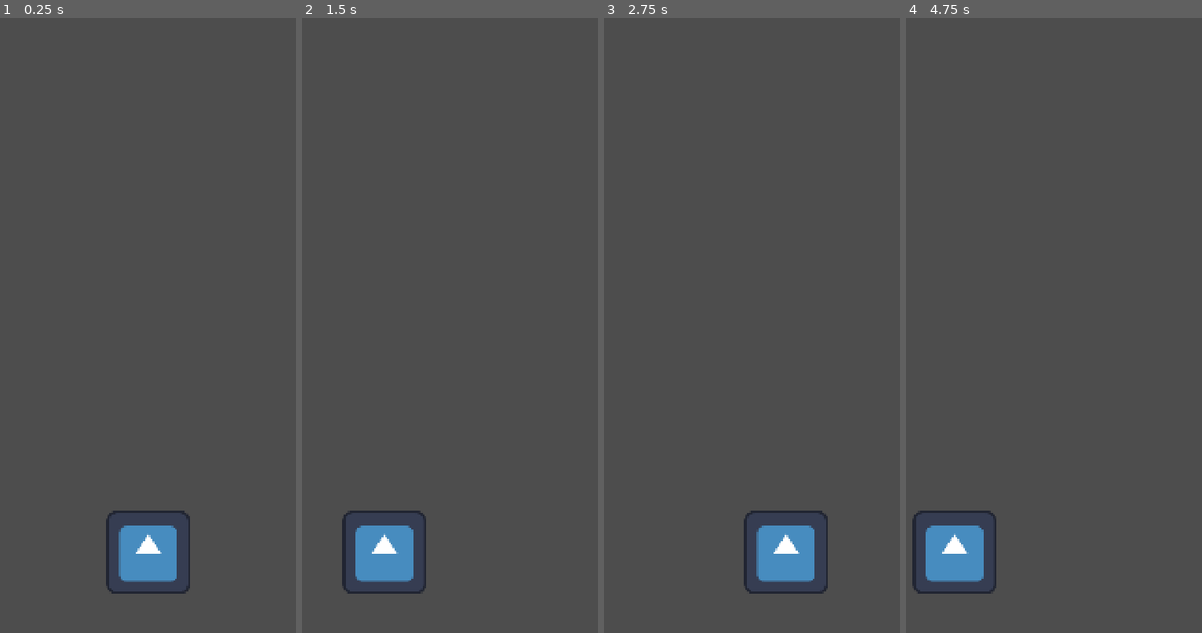
Above: before the commit, frames 1-4 (left to right).
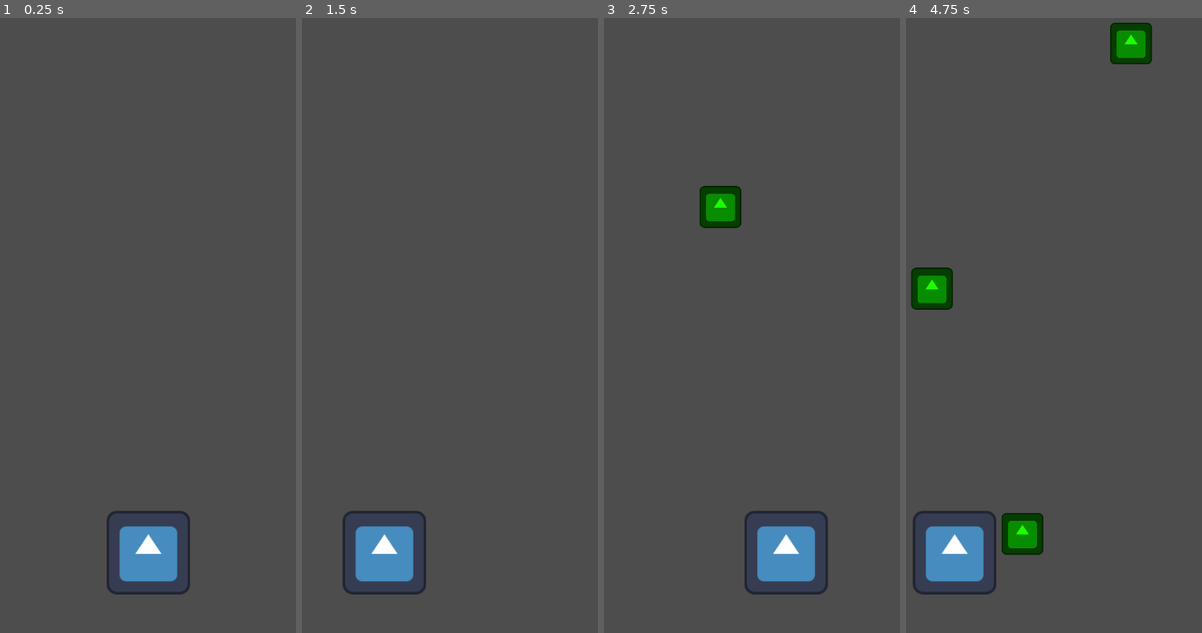
Above: after the commit, the same moments.

Repository: ezhor/Bird-Fall
Game: Godot game, scene res://Scenes/game.tscn
The game is run twice, just before and just after one commit, with the same random seed, the same clock (stepped at 60 frames per second) and the same inputs. The engine's default icon, where the game draws it, is replaced by a stand-in: a white triangle on a blue panel in a dark square.
Inputs (mouse positions are in pixels of both pictures, inside the frame that each line leads up to):
- Up to frame 1 (0.25 s): no input
- Up to frame 2 (1.5 s): tap Enter at 0.5 s; move the mouse to (524, 288) at 0.52 s; tap Space at 1.25 s; move the mouse to (384, 350) at 1.27 s
- Up to frame 3 (2.75 s): move the mouse to (787, 184) at 2.02 s
- Up to frame 4 (4.75 s): move the mouse to (1039, 442) at 2.77 s; move the mouse to (1154, 411) at 3.52 s; move the mouse to (953, 227) at 4.27 s

The runs differ from the first frame. In frame 1, 0.3% of the frame differs, in the area x 35-65%, y 80-94%; in frame 2, 0.2%; in frame 3, 1.2%; in frame 4, 3.1%, in the area x 1-84%, y 0-94%.

Commit message:
Drop logic and limited player movement

Diff:
--- /dev/null
+++ b/Scenes/Objects/drop.tscn
@@ -0,0 +1,13 @@
+[gd_scene format=3 uid="uid://caxu53ys705gi"]
+
+[ext_resource type="Script" uid="uid://cx65vfpwri6yo" path="res://Scripts/Drop.gd" id="1_ldrpx"]
+[ext_resource type="Texture2D" uid="uid://cpoeu2qwwcnbi" path="res://icon.svg" id="1_v4nba"]
+
+[node name="Drop" type="Node2D" unique_id=1556468185]
+script = ExtResource("1_ldrpx")
+speed = 500
+destroy_limit = 2000
+
+[node name="Sprite2D" type="Sprite2D" parent="." unique_id=145289757]
+modulate = Color(0.116666794, 1, 0, 1)
+texture = ExtResource("1_v4nba")
--- a/Scenes/game.tscn
+++ b/Scenes/game.tscn
@@ -1,9 +1,16 @@
 [gd_scene format=3 uid="uid://saboc8h5ll5"]
 
-[ext_resource type="Script" uid="uid://svyxgwylwfly" path="res://Scripts/player.gd" id="1_qxrlw"]
+[ext_resource type="Script" uid="uid://svyxgwylwfly" path="res://Scripts/Player.gd" id="1_qxrlw"]
+[ext_resource type="Script" uid="uid://c50b7c53aoopj" path="res://Scripts/DropGenerator.gd" id="1_wrm1d"]
+[ext_resource type="PackedScene" uid="uid://caxu53ys705gi" path="res://Scenes/Objects/drop.tscn" id="2_3dryh"]
 [ext_resource type="Texture2D" uid="uid://cpoeu2qwwcnbi" path="res://icon.svg" id="3_wrm1d"]
 
 [node name="Root" type="Node2D" unique_id=777069398]
+
+[node name="DropGenerator" type="Node2D" parent="." unique_id=1399013193]
+script = ExtResource("1_wrm1d")
+drop_time = 1.5
+drop = ExtResource("2_3dryh")
 
 [node name="Player" type="Node2D" parent="." unique_id=1605157627]
 position = Vector2(540, 1800)
--- /dev/null
+++ b/Scripts/Constants.gd
@@ -0,0 +1,3 @@
+class_name Constants
+const MIN_POSITION: int = 130
+const MAX_POSITION: int = 890
--- /dev/null
+++ b/Scripts/Drop.gd
@@ -0,0 +1,9 @@
+extends Node2D
+
+@export var speed: int
+@export var destroy_limit: int
+
+func _process(delta: float) -> void:
+	position.y += speed * delta
+	if position.y > destroy_limit:
+		queue_free()
--- /dev/null
+++ b/Scripts/DropGenerator.gd
@@ -0,0 +1,21 @@
+extends Node2D
+
+@export var drop_time: float
+@export var drop: PackedScene
+
+var timer: Timer
+
+func _ready() -> void:
+	create_timer()
+
+func _on_timeout() -> void:
+	var instance = drop.instantiate() as Node2D
+	add_child(instance)
+	instance.position.x = randf_range(Constants.MIN_POSITION, Constants.MAX_POSITION)
+
+func create_timer() -> void:
+	timer = Timer.new()
+	timer.wait_time = drop_time
+	timer.timeout.connect(_on_timeout)
+	add_child(timer)
+	timer.start()
--- a/Scripts/Player.gd
+++ b/Scripts/Player.gd
@@ -1,4 +1,5 @@
 extends Node2D
 
 func _process(_delta: float) -> void:
-	position.x = get_viewport().get_mouse_position().x
+	var mouse_position: float = get_viewport().get_mouse_position().x
+	position.x = clamp(mouse_position, Constants.MIN_POSITION, Constants.MAX_POSITION)
--- a/project.godot
+++ b/project.godot
@@ -19,8 +19,8 @@
 
 window/size/viewport_width=1020
 window/size/viewport_height=1920
-window/stretch/mode="canvas_items"
-window/stretch/aspect="expand"
+window/stretch/mode="viewport"
+window/handheld/orientation=1
 
 [input]
 
@@ -51,3 +51,4 @@
 rendering_device/driver.windows="d3d12"
 renderer/rendering_method="gl_compatibility"
 renderer/rendering_method.mobile="gl_compatibility"
+textures/vram_compression/import_etc2_astc=true
Not shown, added: Scripts/Constants.gd.uid
Not shown, added: Scripts/Drop.gd.uid
Not shown, added: Scripts/DropGenerator.gd.uid
Not shown, added: Sprites/bird_idle.png.import
Not shown, added: export_presets.cfg
